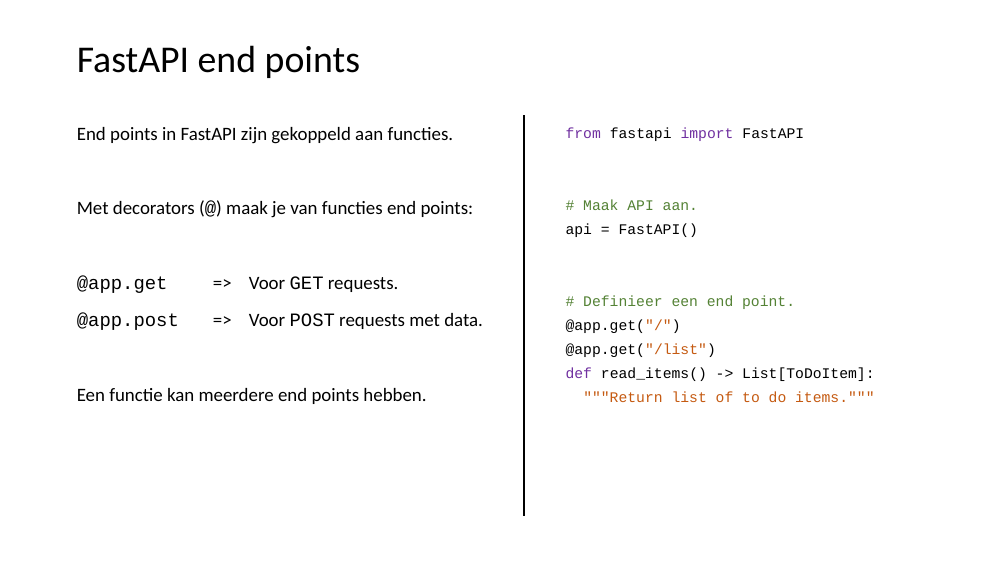
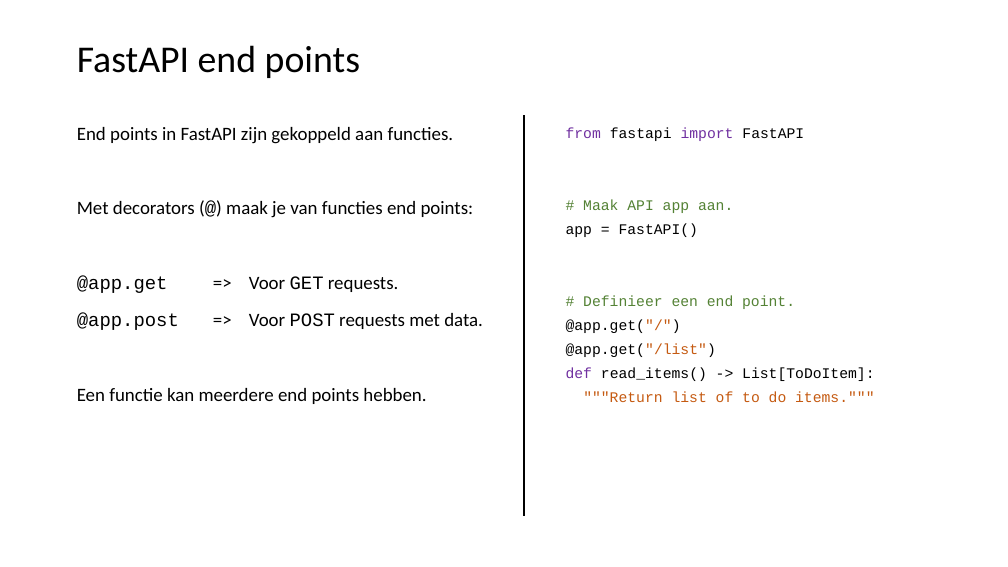
Before and after one commit to LFKoning/knowledge-sharing, a slide deck: slide 20 of python_course_4p/4_api_app/4_api_app.pptx. Drawn at 1008x567 pixels with LibreOffice and Linux fonts; fonts in the diff are those of the drawing. Boxes give left, top, right and bottom in pixels: in the first picture for what was removed or moved away, otherwise in the second. Text is boxed around its words. In the diff, an @@ line names an element or a change of style, - is before the commit and + after.

```diff
--- a/python_course_4p/4_api_app/4_api_app.pptx
+++ b/python_course_4p/4_api_app/4_api_app.pptx
@@ text at box(566, 200, 733, 237): text changed; text colour #000000 to #548235 @@
-# Maak API aan.
-api = FastAPI()
+# Maak API app aan.
+app = FastAPI()
```
Also in this commit, not shown: 4 other slides changed, 2 slides added, 8 other files.
